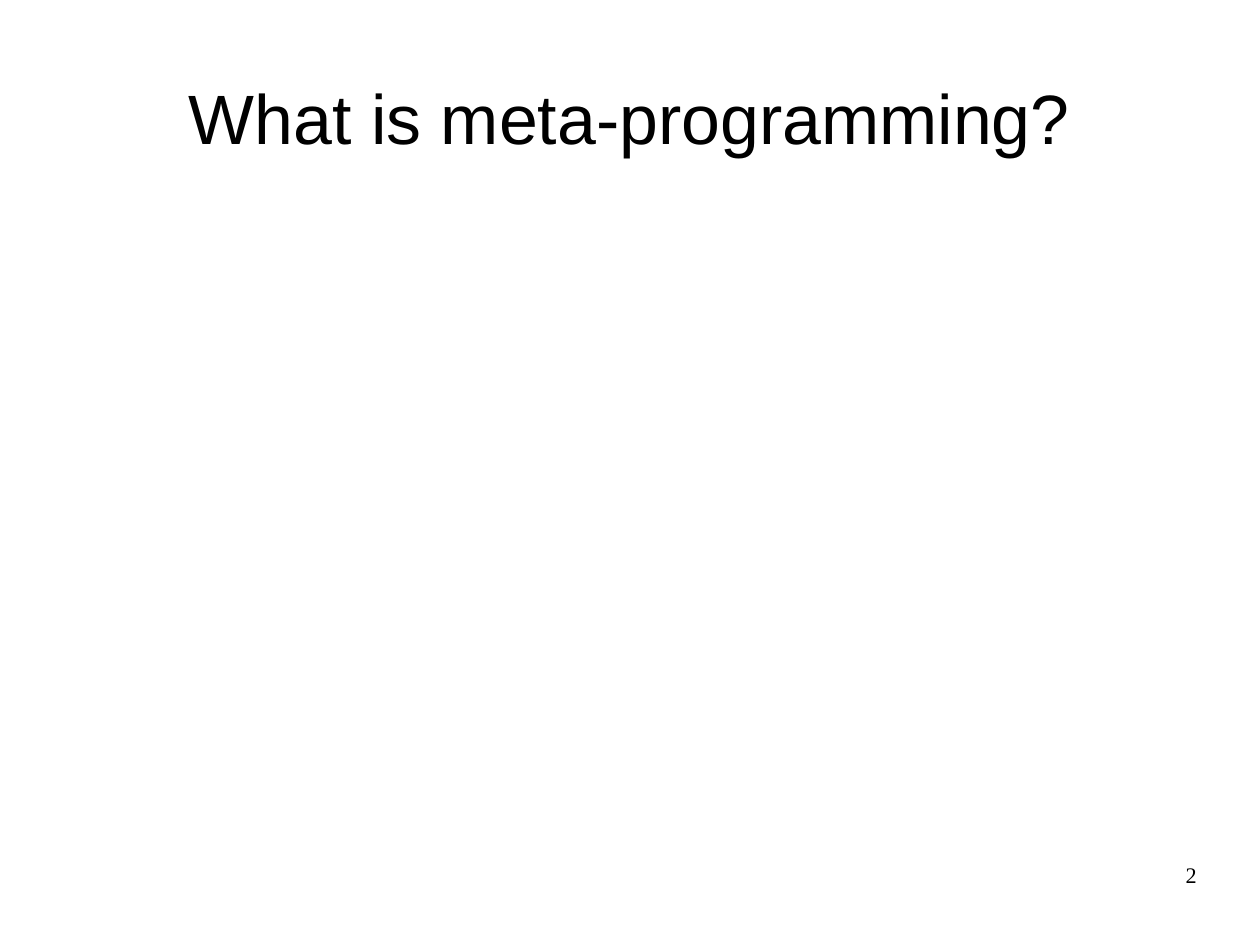
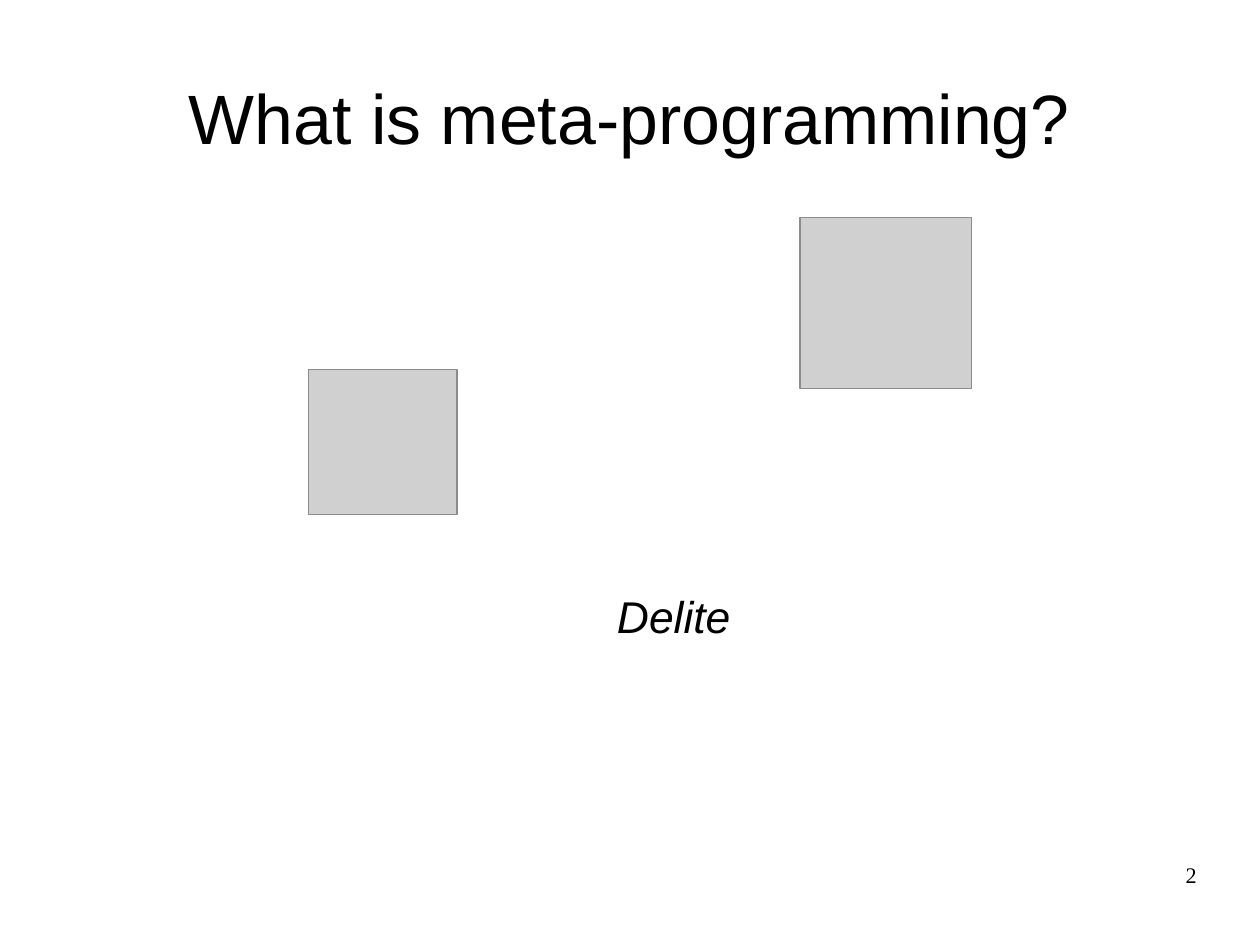
Before and after one commit to wilbowma/pgmp, a slide deck: slide 2 of profile-directed-meta-programming.odp. Drawn at 1260x945 pixels with LibreOffice and Linux fonts; fonts in the diff are those of the drawing; grey boxes stand for pictures. Boxes give left, top, right and bottom in pixels: in the first picture for what was removed or moved away, otherwise in the second. Text is boxed around its words. In the diff, an @@ line names an element or a change of style, - is before the commit and + after.

```diff
--- a/profile-directed-meta-programming.odp
+++ b/profile-directed-meta-programming.odp
@@ picture added at [800, 217, 972, 389] @@
@@ picture added at [309, 369, 457, 515] @@
@@ text added at [617, 600, 730, 634], 28 pt, text #000000, italic @@
+Delite
```
Also in this commit, not shown: 14 other slides changed, 1 slide added.
